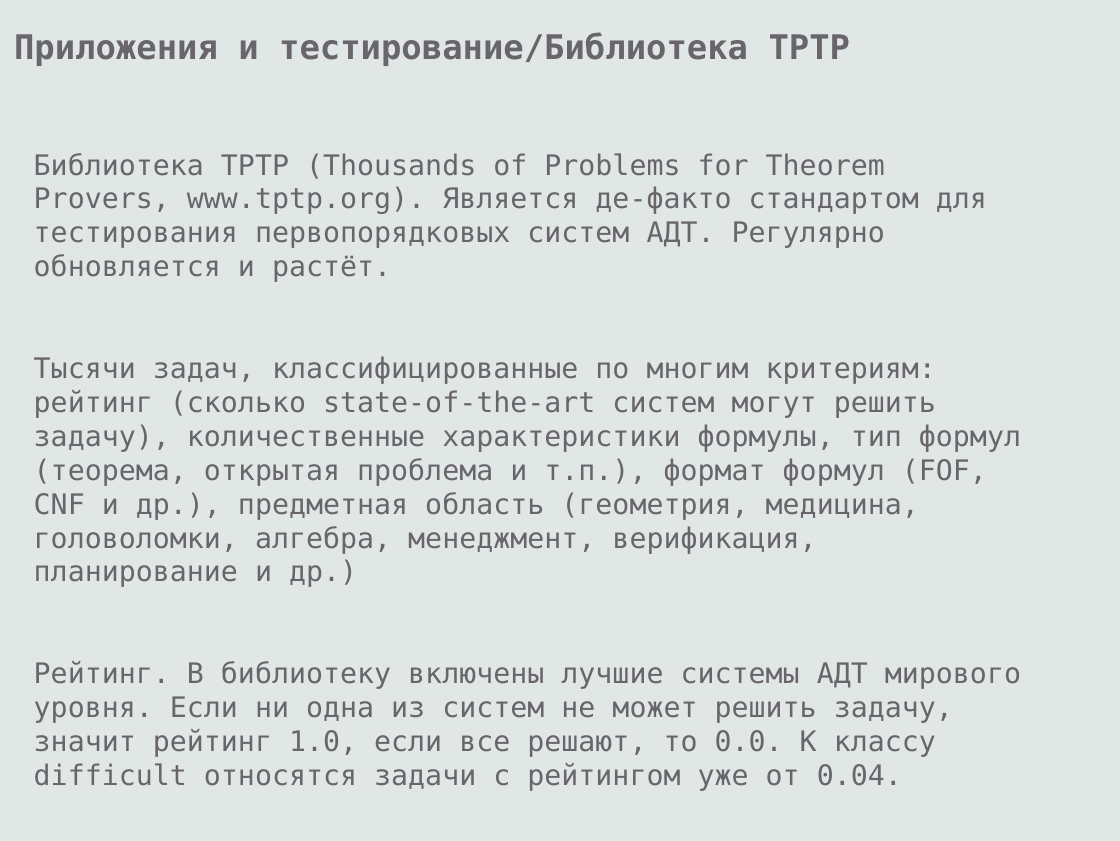
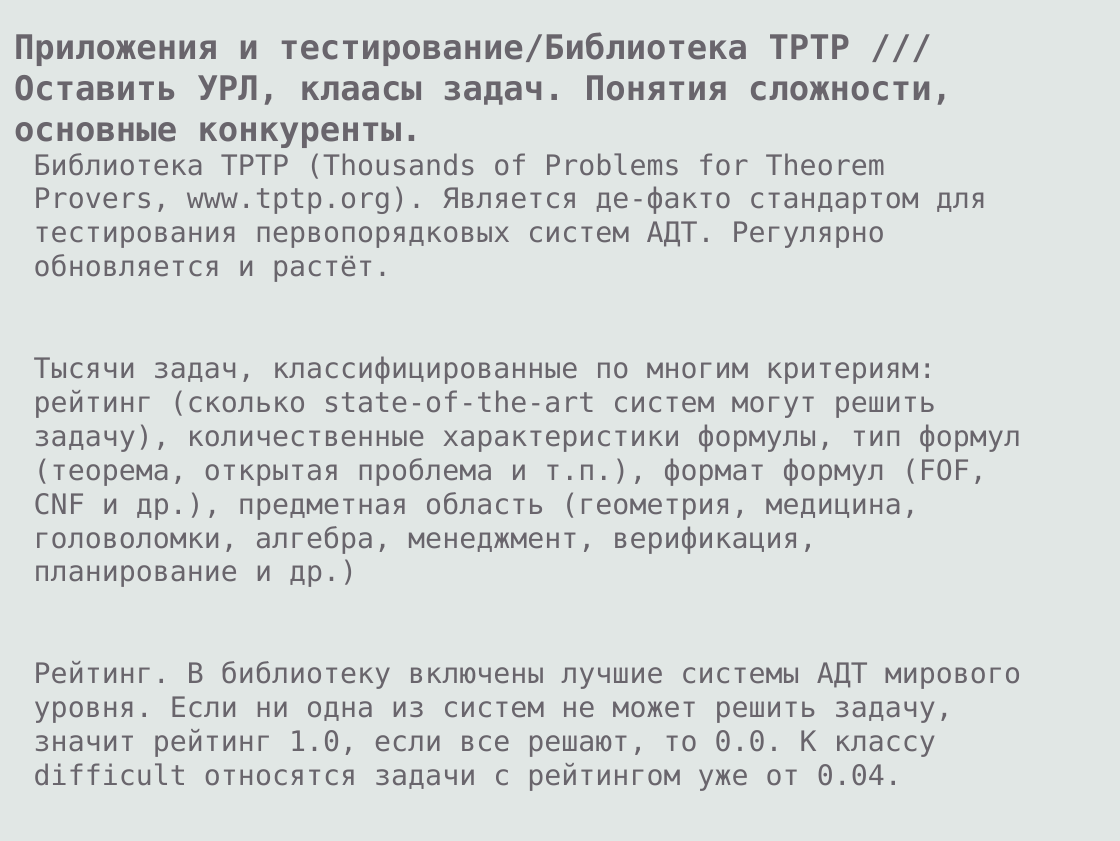
Before and after one commit to eugeneai/prisnif, a slide deck: slide 52 of brick/pres/pacman.odp (slide 54 before the commit). Drawn at 1120x841 pixels with LibreOffice and Linux fonts; fonts in the diff are those of the drawing. Boxes give left, top, right and bottom in pixels: in the first picture for what was removed or moved away, otherwise in the second. Text is boxed around its words. In the diff, an @@ line names an element or a change of style, - is before the commit and + after.

```diff
--- a/brick/pres/pacman.odp
+++ b/brick/pres/pacman.odp
@@ text at bbox=[14, 32, 952, 148]: text changed @@
-Приложения и тестирование/Библиотека TPTP
+Приложения и тестирование/Библиотека TPTP /// Оставить УРЛ, клаасы задач. Понятия сложности, основные конкуренты.
```
Also in this commit, not shown: 29 other slides changed, 1 slide added, 3 slides removed.
